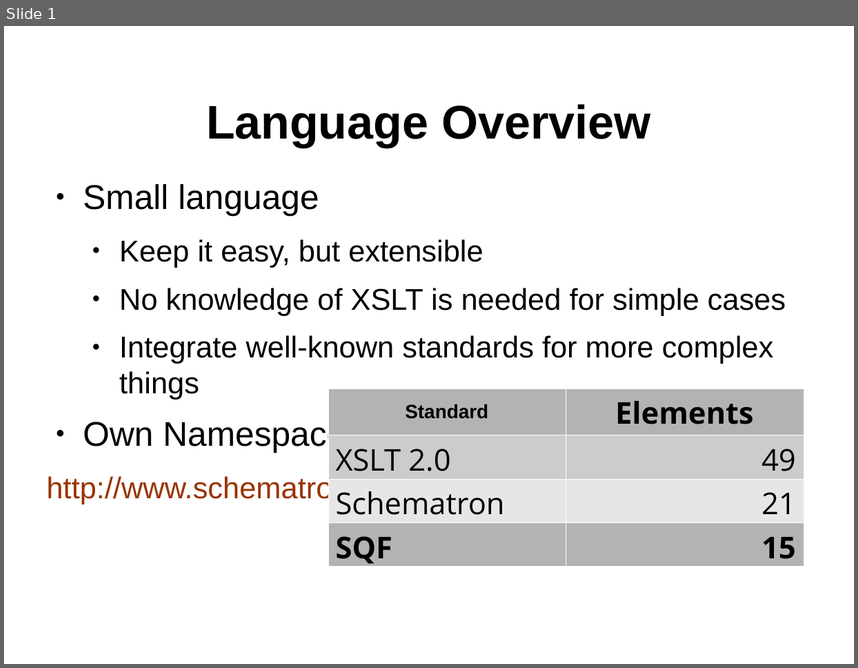
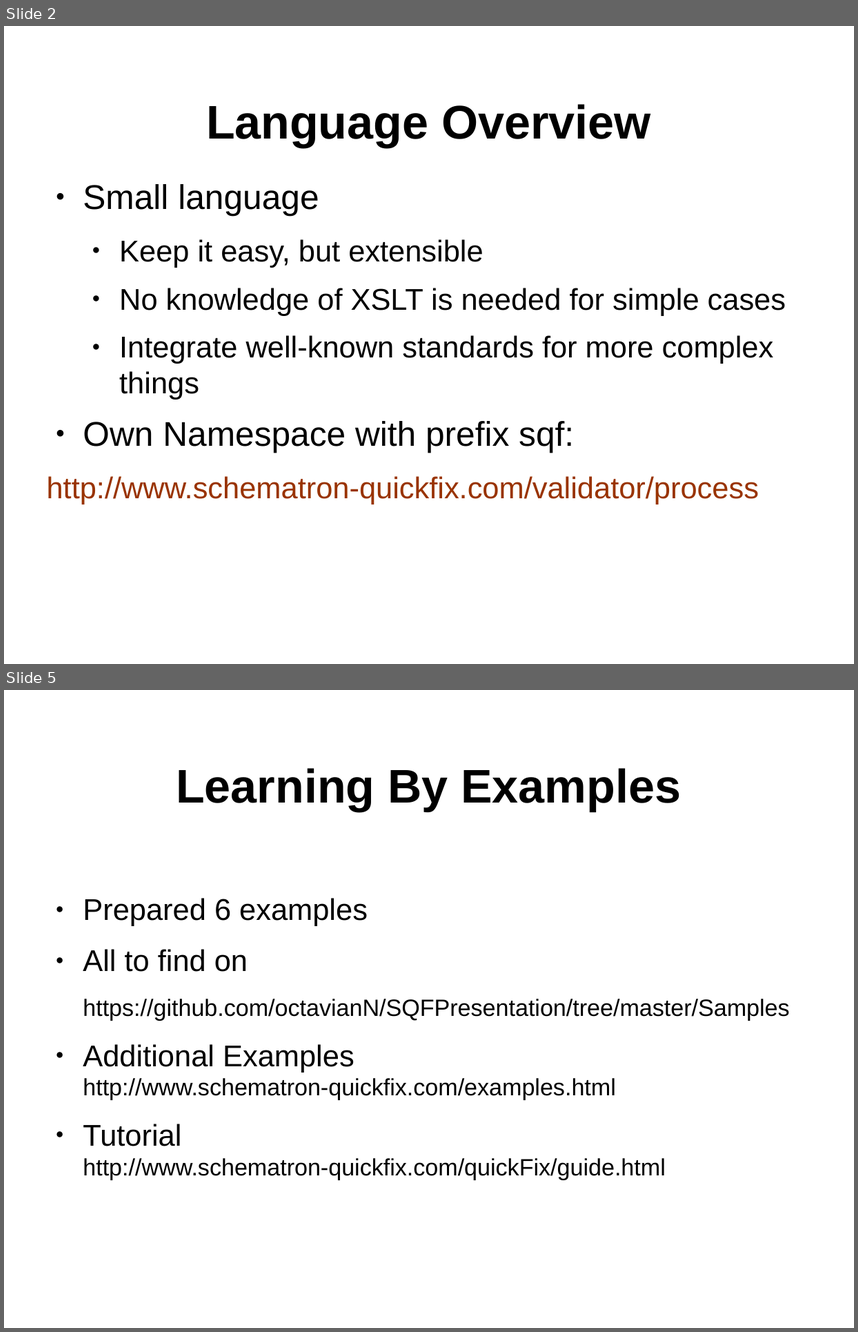
Before and after one commit to octavianN/Schematron-QuickFix-Language-Presentation, a slide deck: Final/SQF_nico.odp. Shown one above the other, each under a label of ours: slide 1 before the commit, slides 2 and 5 after it; the slides between them are not shown. The pictures are 858x668 and 858x1332 pixels, drawn with LibreOffice and Linux fonts; fonts in the diff are those of the drawing; background and template pictures are left out. Boxes give left, top, right and bottom in pixels: in the first picture for what was removed or moved away, otherwise in the second. Text is boxed around its words. In the diff, an @@ line names an element or a change of style, - is before the commit and + after.

```diff
--- a/Final/SQF_nico.odp
+++ b/Final/SQF_nico.odp
@@ slide 5 added at <box>4,690,854,1328</box>, background #FFFFFF; not listed: 1 template element that a slide beside it also shows @@
@@ title added at <box>176,768,681,811</box>, 44 pt, text #000000, bold @@
+Learning By Examples
@@ text added at <box>83,898,789,1179</box>, 22 pt, text #000000 @@
+● Prepared 6 examples
+● All to find on
+https://github.com/octavianN/SQFPresentation/tree/master/Samples
+● Additional Examples
+  http://www.schematron-quickfix.com/examples.html
+● Tutorial
+  http://www.schematron-quickfix.com/quickFix/guide.html
@@ what was slide 1 is now slide 2 @@
@@ slide 2 changed as well @@
@@ table removed at <box>328,388,803,569</box>, 4 rows, 2 columns @@
-Standard | Elements
-XSLT 2.0 | 49
-Schematron | 21
-SQF | 15
```
Also in this commit, not shown: 7 other slides changed, 16 other slides added, 1 slide removed.
